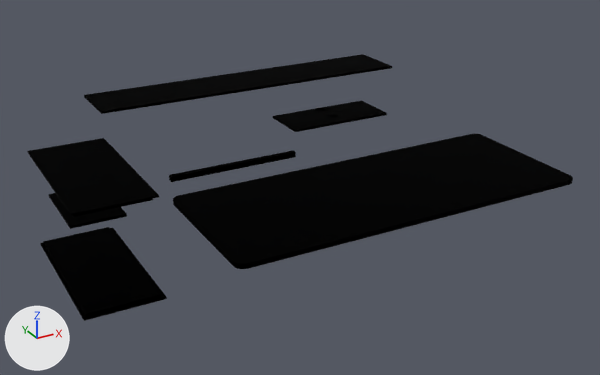
Before and after pictures for a commit that changed the glTF model public/3d-parts/davinci/top/l-shape.glb.
Before and after are seen from a camera (50 mm lens) standing at (-2.51, -4.61, 2.67) and looking at (-0.07, -0.17, 0.45). Arrows for +X, +Y and +Z are at lower left; the lights stay in place. The first picture is the older version. Where no turn or scale is listed for an object, it has been applied to the vertices.

Script lines for the objects in view, before the commit:
```python
ob_top_3 = bpy.data.objects.new('top_3', me_top_3)
ob_top_3.parent = ob_node_5
ob_top_3.location = (0.0, 0.0, 0.0)
ob_top_3.scale = (0.01, 0.01, 0.01)
ob_top_4 = bpy.data.objects.new('top_4', me_top_4)
ob_top_4.parent = ob_node_7
ob_top_4.location = (0.0, 0.0, 0.0)
ob_top_4.scale = (0.01, 0.01, 0.01)
ob_top_5 = bpy.data.objects.new('top_5', me_top_5)
ob_top_5.parent = ob_node_9
ob_top_5.location = (0.0, 0.0, 0.0)
ob_top_5.scale = (0.01, 0.01, 0.01)
ob_top_6 = bpy.data.objects.new('top_6', me_top_6)
ob_top_6.location = (-0.353, 0.864, 0.253)
ob_top_7 = bpy.data.objects.new('top_7', me_top_7)
ob_top_7.location = (0.171, 0.864, 0.253)
ob_top_8 = bpy.data.objects.new('top_8', me_top_8)
ob_top_8.location = (0.664, 1.014, 0.443)
ob_top_9 = bpy.data.objects.new('top_9', me_top_9)
ob_top_9.location = (1.064, 1.014, 0.443)
# also in view: 'top_2' at (0.11, 1.01, 0.86); 'top_1' at (0.0, -0.98, 0.74)
```
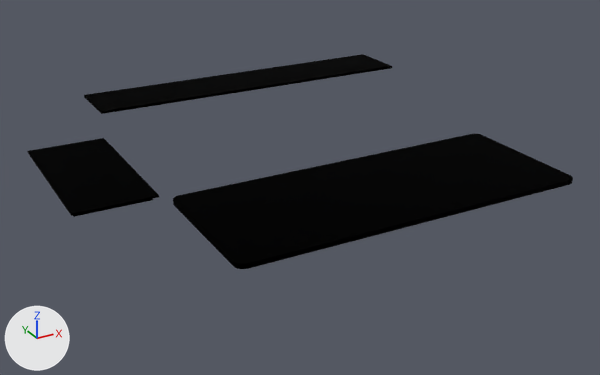
The newer file is also turned or shifted as a whole; pictures and numbers use the older file's frame.

Pixel boxes (x1, y1, x2, y2) of what changed, in the pictures (600 x 375 px):
'top_4', deleted (black)
    before: (40, 227, 167, 321)
'top_8', deleted (black)
    before: (273, 108, 346, 132)
'top_5', deleted (black)
    before: (49, 193, 127, 229)
'top_9', deleted (black)
    before: (315, 100, 387, 124)
'top_6', deleted (black)
    before: (169, 162, 236, 182)
'top_7', deleted (black)
    before: (234, 150, 296, 169)

The edits, one by one:
Object 'top_4' (ob_top_4) is deleted.
Object 'top_5' (ob_top_5) is deleted.
Object 'top_6' (ob_top_6) is deleted.
Object 'top_7' (ob_top_7) is deleted.
Object 'top_8' (ob_top_8) is deleted.
Object 'top_9' (ob_top_9) is deleted.
